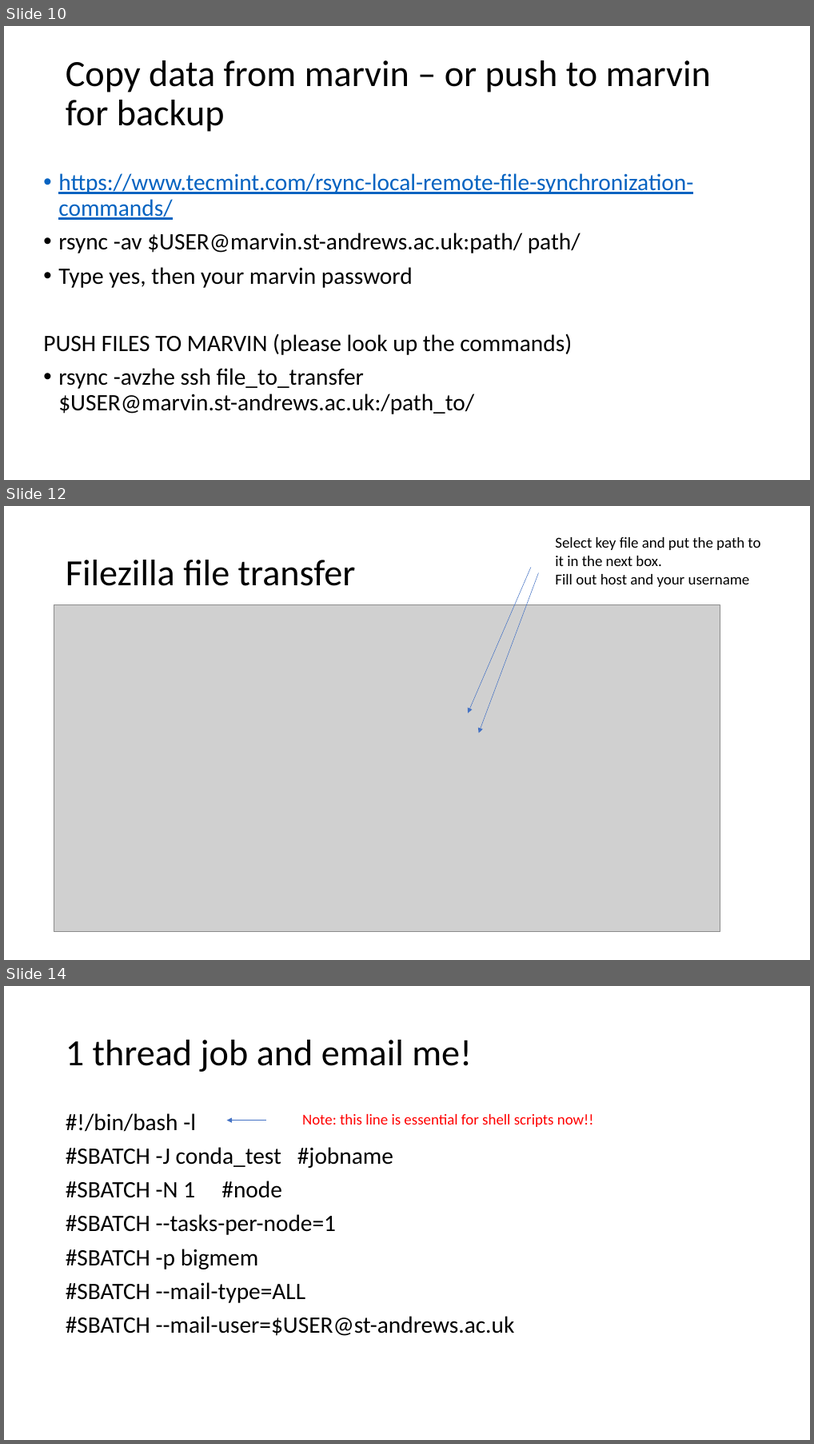
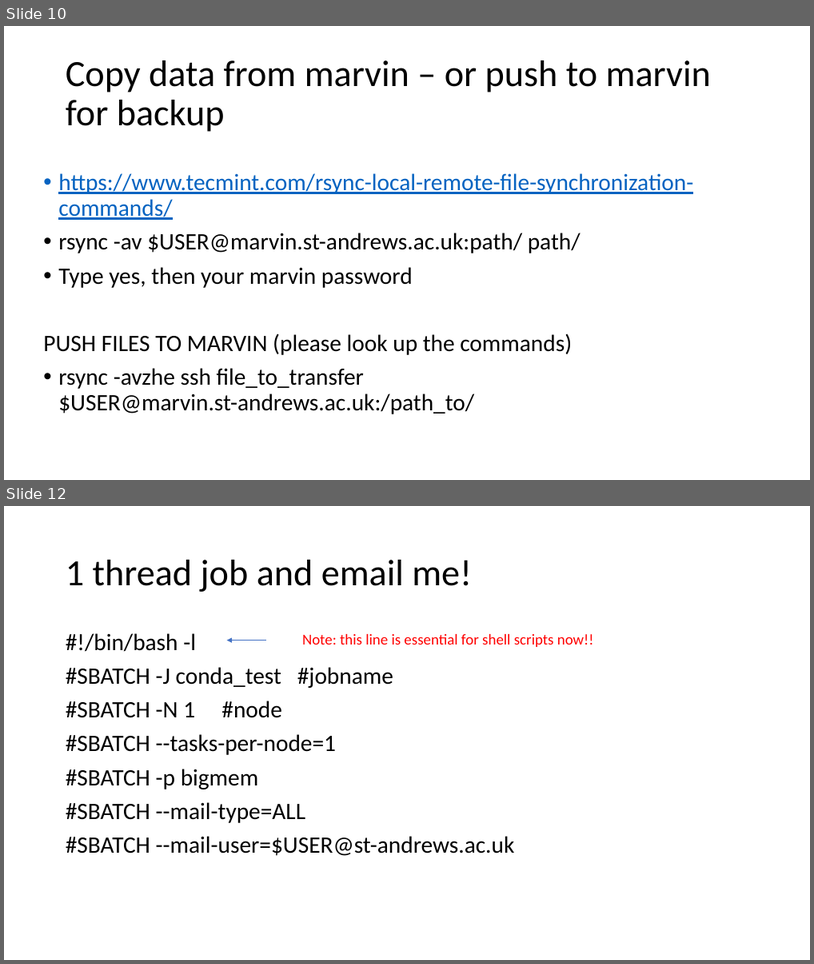
Before and after one commit to peterthorpe5/How_to_use_Kennedy_HPC, a slide deck: kenedy_getting_started-V1.pptx. Shown one above the other, each under a label of ours: slides 10, 12 and 14 before the commit, slides 10 and 12 after it; the slides between them are not shown. The pictures are 814x1444 and 814x964 pixels, drawn with LibreOffice and Linux fonts; fonts in the diff are those of the drawing; grey boxes stand for pictures. Boxes give left, top, right and bottom in pixels: in the first picture for what was removed or moved away, otherwise in the second. Text is boxed around its words. In the diff, an @@ line names an element or a change of style, - is before the commit and + after.

```diff
--- a/kenedy_getting_started-V1.pptx
+++ b/kenedy_getting_started-V1.pptx
@@ slide 12 removed at (4, 506, 810, 960), background #FFFFFF @@
@@ text removed at (555, 537, 761, 587) @@
-Select key file and put the path to it in the next box.
-Fill out host and your username
@@ title removed at (66, 560, 356, 586) @@
-Filezilla file transfer
@@ arrow removed from (531, 567) to (468, 713) @@
@@ arrow removed from (538, 573) to (479, 733) @@
@@ picture removed at (54, 604, 720, 932) @@
@@ what was slide 14 is now slide 12 @@
```
Also in this commit, not shown: 7 slides changed, 1 other slide removed.
